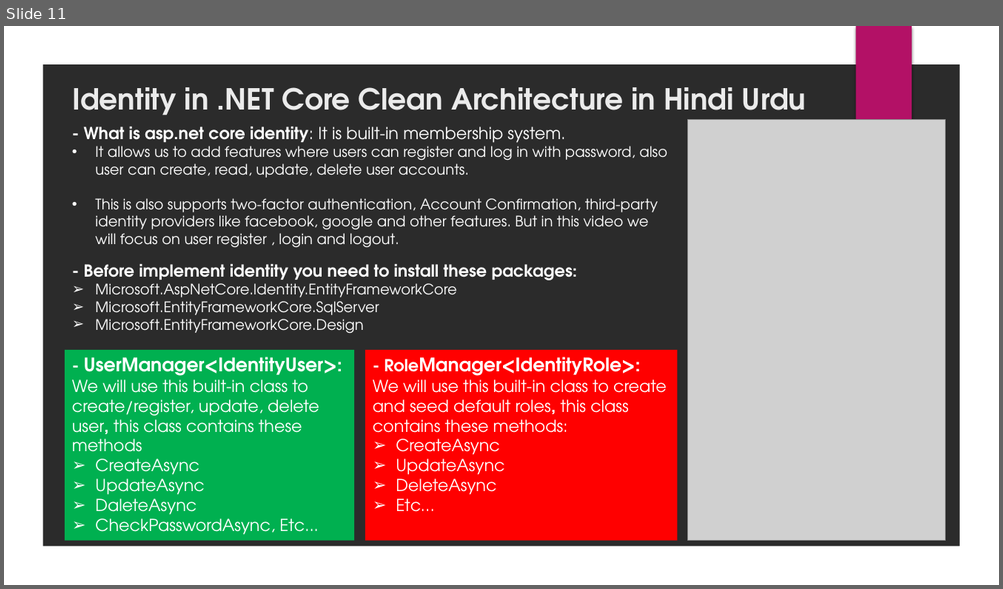
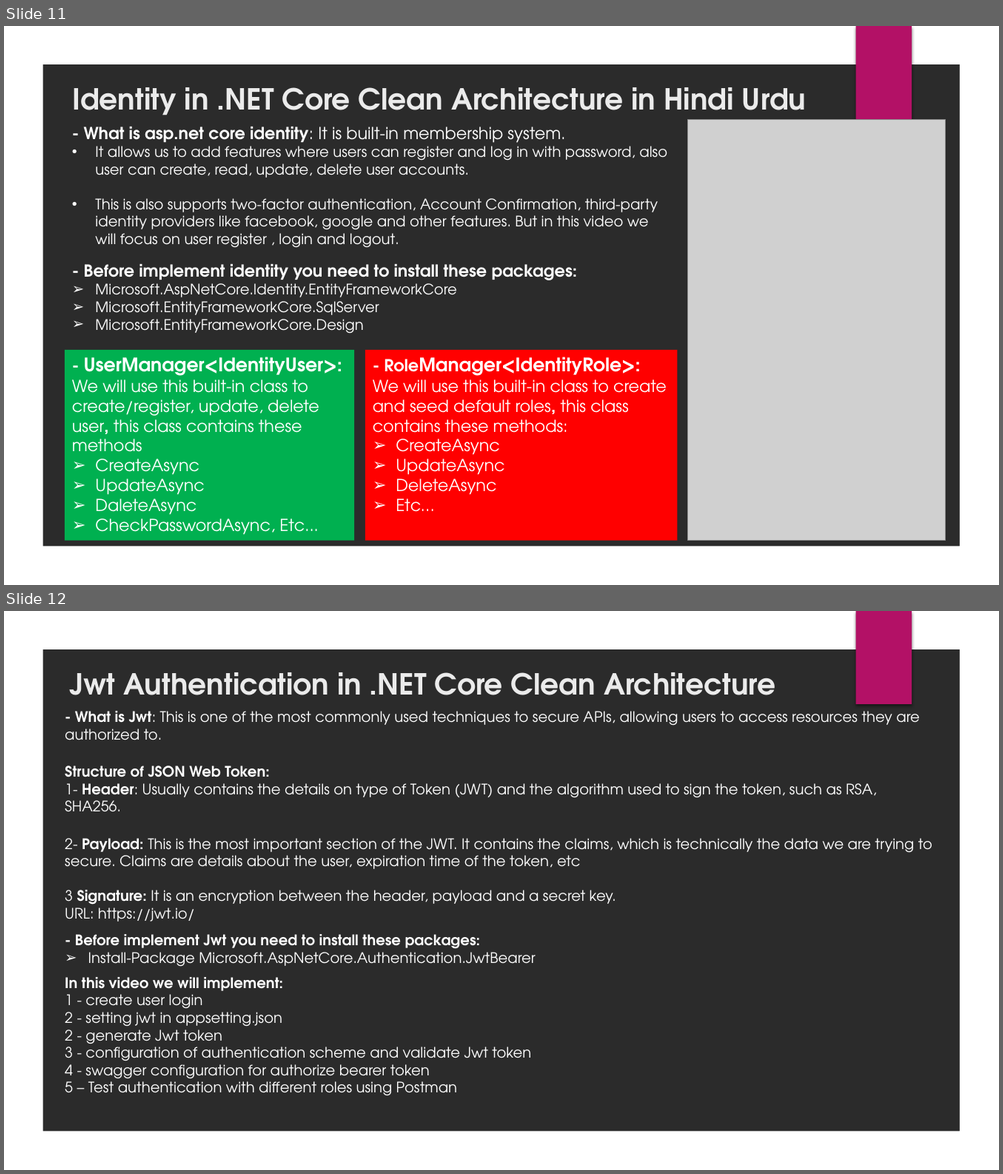
Before and after one commit to huzaifa21718/CleanArchitecture_DotNet6, a slide deck: Slides/NET 6 Clean Architecture.pptx. Shown one above the other, each under a label of ours: slide 11 before the commit, slides 11 and 12 after it. The pictures are 1003x589 and 1003x1174 pixels, drawn with LibreOffice and Linux fonts; fonts in the diff are those of the drawing; grey boxes stand for pictures; background and template pictures are left out; a plain dark background stands for a picture behind light text. Boxes give left, top, right and bottom in pixels: in the first picture for what was removed or moved away, otherwise in the second. Text is boxed around its words. In the diff, an @@ line names an element or a change of style, - is before the commit and + after.

Commit message:
jwt token added

```diff
--- a/Slides/NET 6 Clean Architecture.pptx
+++ b/Slides/NET 6 Clean Architecture.pptx
@@ slide 12 added at <box>4,611,999,1170</box>, background picture (left out); not listed: 2 template elements that a slide beside it also shows @@
@@ title added at <box>70,672,775,695</box>, 28 pt, text #EBEBEB, bold @@
+Jwt Authentication in .NET Core Clean Architecture
@@ text added at <box>65,711,932,922</box>, 14 pt, text #FFFFFF @@
+- What is Jwt: This is one of the most commonly used techniques to secure APIs, allowing users to access resources they are authorized to.
+Structure of JSON Web Token:
+1- Header: Usually contains the details on type of Token (JWT) and the algorithm used to sign the token, such as RSA, SHA256.
+2- Payload: This is the most important section of the JWT. It contains the claims, which is technically the data we are trying to secure. Claims are details about the user, expiration time of the token, etc
+3 Signature: It is an encryption between the header, payload and a secret key.
+URL: https://jwt.io/
@@ text added at <box>75,934,535,966</box>, 14 pt, text #FFFFFF @@
+- Before implement Jwt you need to install these packages:
+➢ Install-Package Microsoft.AspNetCore.Authentication.JwtBearer
@@ text added at <box>65,977,531,1096</box>, 14 pt, text #FFFFFF @@
+In this video we will implement:
+1 - create user login
+2 - setting jwt in appsetting.json
+2 - generate Jwt token
+3 - configuration of authentication scheme and validate Jwt token
+4 - swagger configuration for authorize bearer token
+5 – Test authentication with different roles using Postman
```
Also in this commit, not shown: 12 other files.
